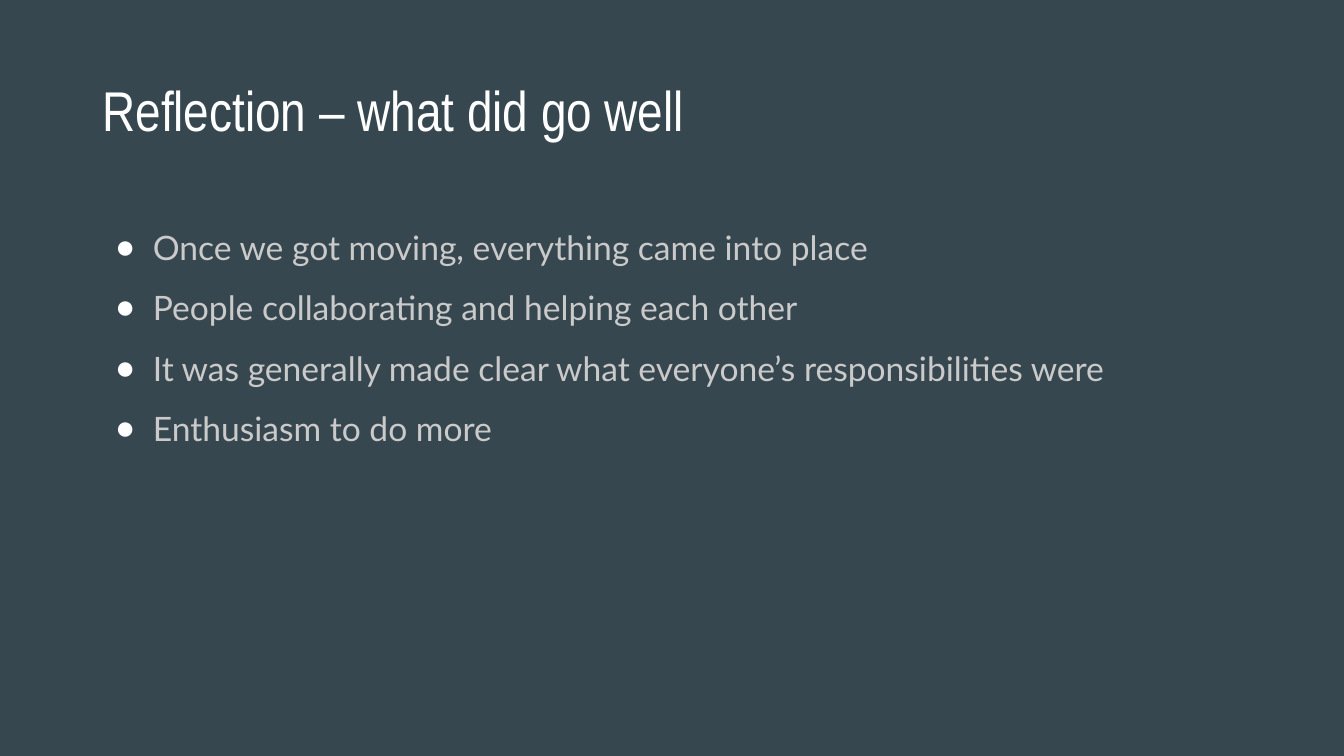
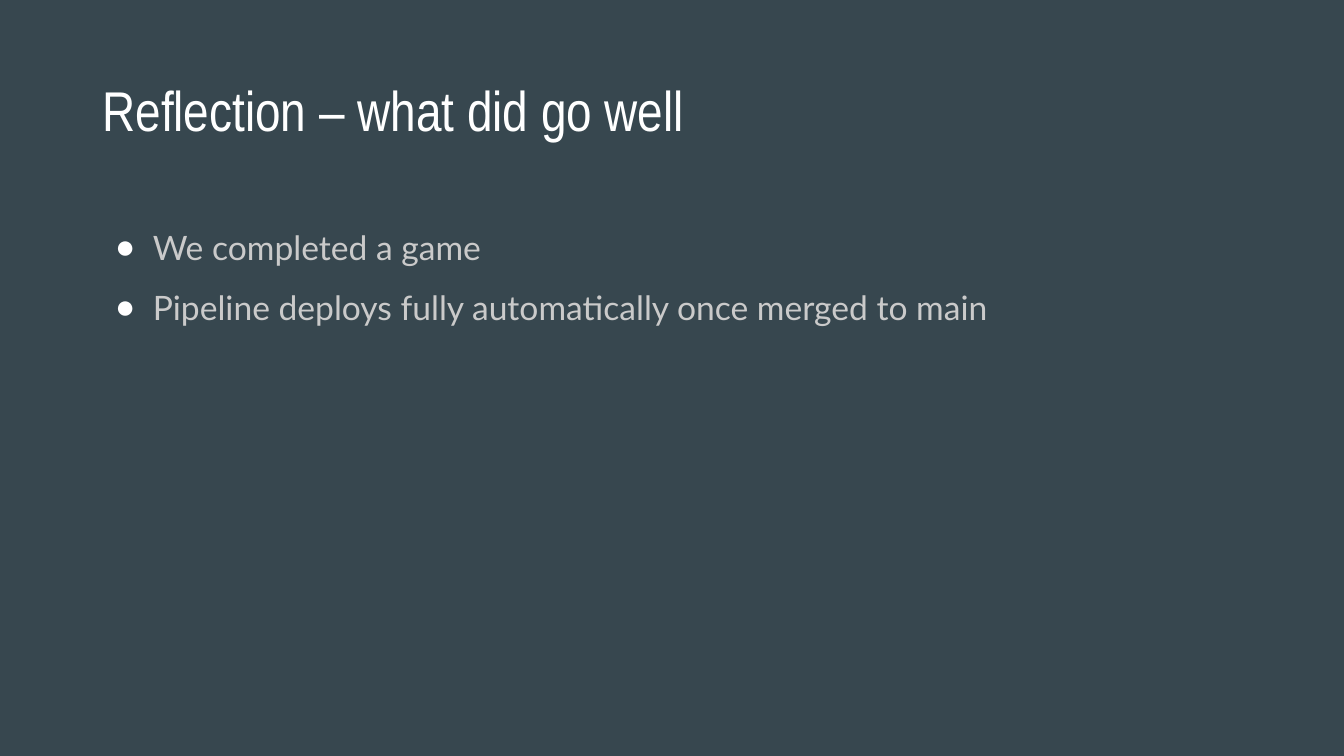
Before and after one commit to rehan-code/Game-Library-Web-App, a slide deck: slide 11 of CIS4250_Retrospective.pptx. Drawn at 1344x756 pixels with LibreOffice and Linux fonts; fonts in the diff are those of the drawing. Boxes give left, top, right and bottom in pixels: in the first picture for what was removed or moved away, otherwise in the second. Text is boxed around its words. In the diff, an @@ line names an element or a change of style, - is before the commit and + after.

```diff
--- a/CIS4250_Retrospective.pptx
+++ b/CIS4250_Retrospective.pptx
@@ text at (153,235,987,326): text changed @@
-● Once we got moving, everything came into place
-● People collaborating and helping each other
-● It was generally made clear what everyone’s responsibilities were
-● Enthusiasm to do more
+● We completed a game
+● Pipeline deploys fully automatically once merged to main
```
Also in this commit, not shown: 10 other slides changed, 1 slide added, 1 slide removed.
